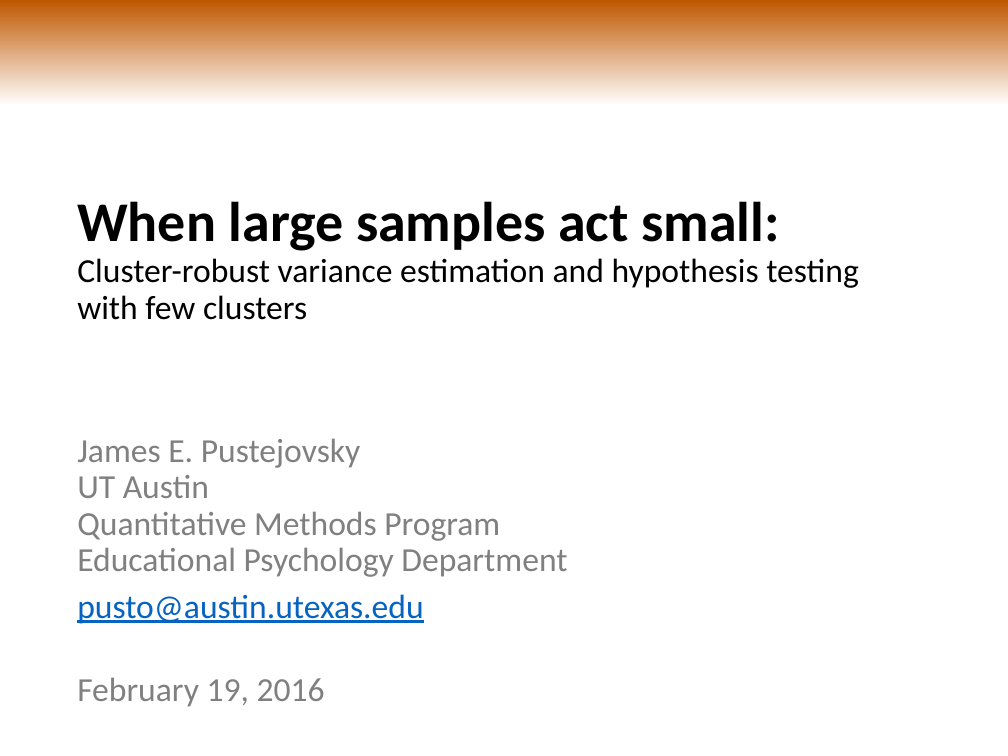
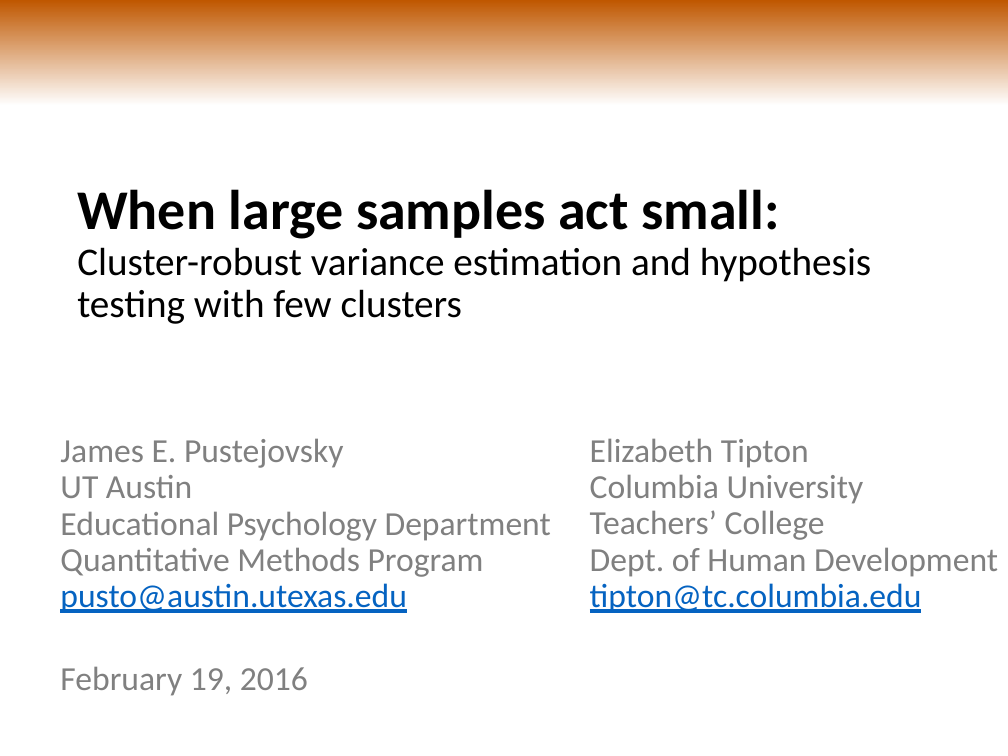
Before and after one commit to jepusto/clubSandwich, a slide deck: slide 1 of paper_ClusterRobustTesting/PRC_talk_20160218.pptx. Drawn at 1008x756 pixels with LibreOffice and Linux fonts; fonts in the diff are those of the drawing. Boxes give left, top, right and bottom in pixels: in the first picture for what was removed or moved away, otherwise in the second. Text is boxed around its words. In the diff, an @@ line names an element or a change of style, - is before the commit and + after.

Commit message:
PRC talk.

```diff
--- a/paper_ClusterRobustTesting/PRC_talk_20160218.pptx
+++ b/paper_ClusterRobustTesting/PRC_talk_20160218.pptx
@@ title "When large samples act small: ..." at box(77, 189, 871, 324): size 24 to 28 pt in "Cluster-robust variance estimation and hypothesis testing wi ..." @@
@@ subtitle "James E. Pustejovsky UT Austin ...": place and size @@
-subtitle "James E. Pustejovsky UT Austin ..." at box(77, 438, 567, 707)
+subtitle "James E. Pustejovsky UT Austin ..." at box(60, 438, 551, 696)
@@ subtitle at box(60, 438, 551, 613): text changed @@
-James E. Pustejovsky
-UT Austin
-Quantitative Methods Program
-Educational Psychology Department
-pusto@austin.utexas.edu
+James E. Pustejovsky
+UT Austin
+Educational Psychology Department
+Quantitative Methods Program
+pusto@austin.utexas.edu
@@ text added at box(590, 438, 998, 613), 24 pt, text #808080 @@
+Elizabeth Tipton
+Columbia University
+Teachers’ College
+Dept. of Human Development
+tipton@tc.columbia.edu
```
Also in this commit, not shown: 12 other slides changed, 3 slides added, 2 slides removed, 4 other files.
